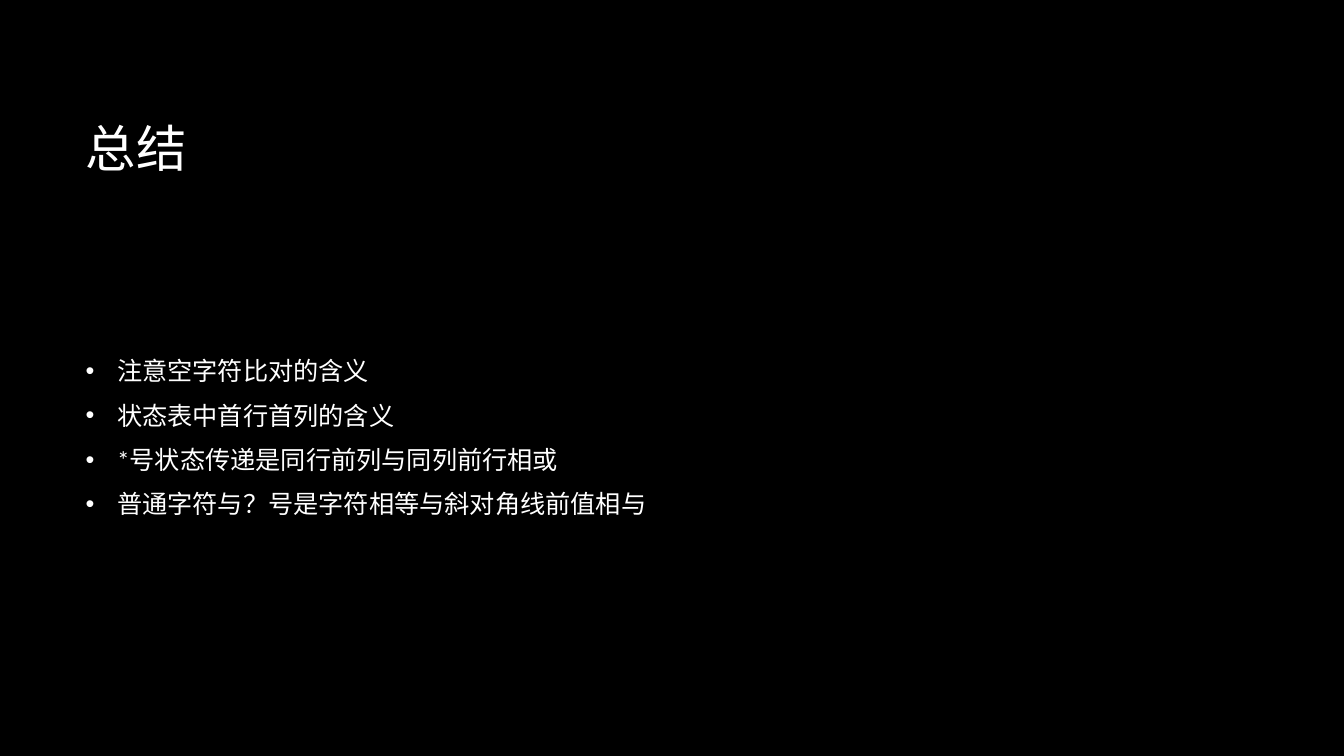
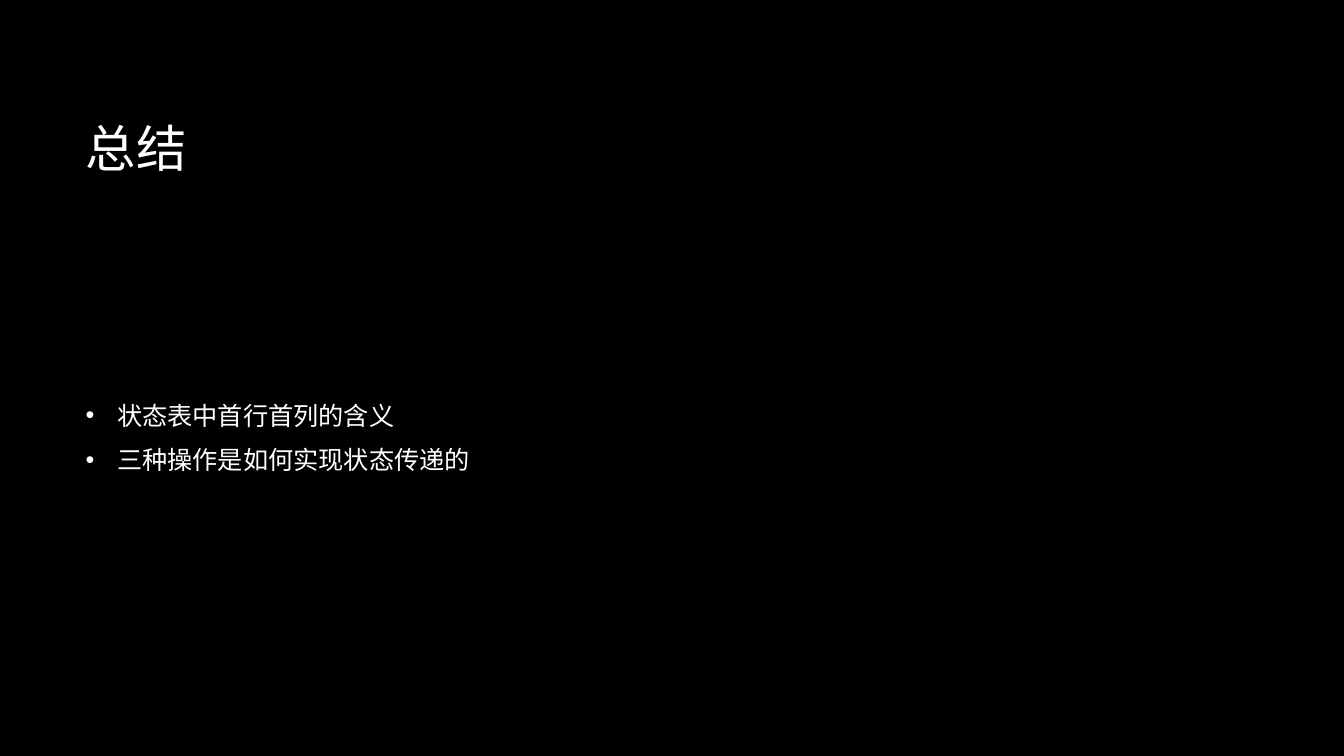
Before and after one commit to oneminute/leetcode, a slide deck: slide 8 of problems/edit-distance/sol01.pptx (slide 18 before the commit). Drawn at 1344x756 pixels with LibreOffice and Linux fonts; fonts in the diff are those of the drawing; background and template pictures are left out. Boxes give left, top, right and bottom in pixels: in the first picture for what was removed or moved away, otherwise in the second. Text is boxed around its words. In the diff, an @@ line names an element or a change of style, - is before the commit and + after.

```diff
--- a/problems/edit-distance/sol01.pptx
+++ b/problems/edit-distance/sol01.pptx
@@ text at [117,358,369,382]: paragraph removed @@
-• 注意空字符比对的含义
@@ text at [117,447,470,471]: text changed @@
-• *号状态传递是同行前列与同列前行相或
-• 普通字符与？号是字符相等与斜对角线前值相与
+• 三种操作是如何实现状态传递的
```
Also in this commit, not shown: 5 other slides changed, 2 slides added, 12 slides removed, 6 other files.
